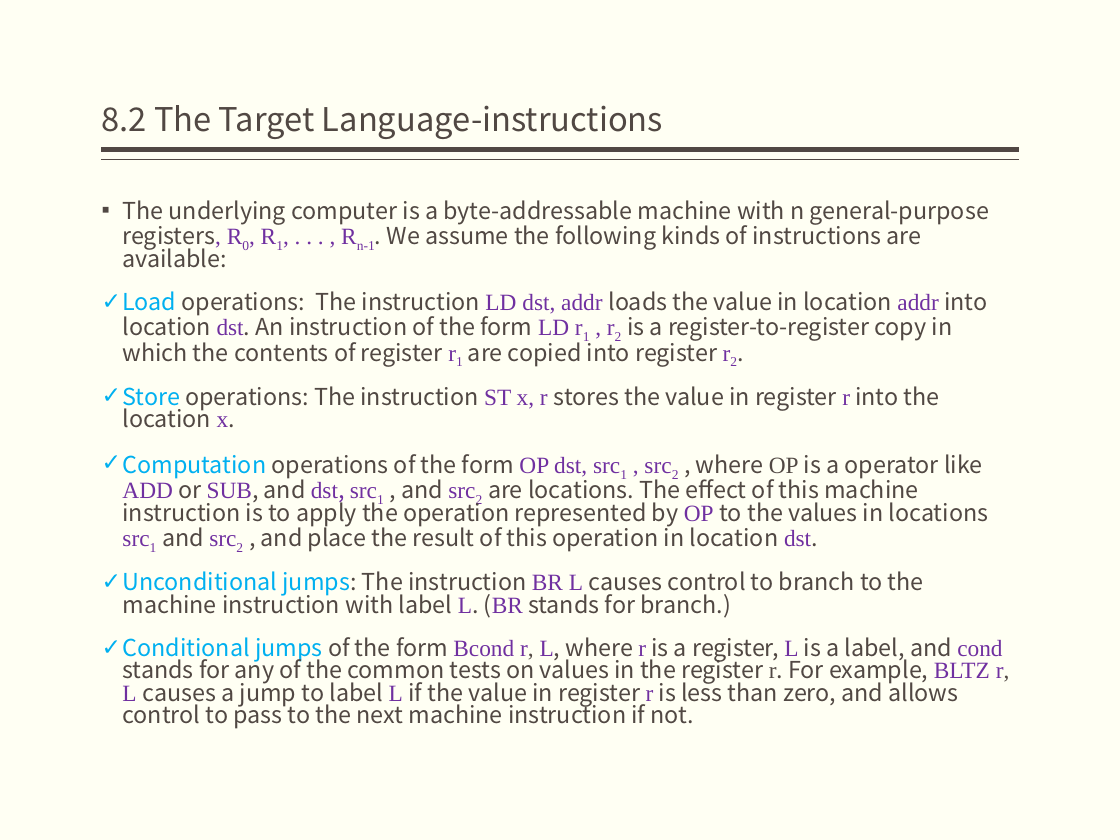
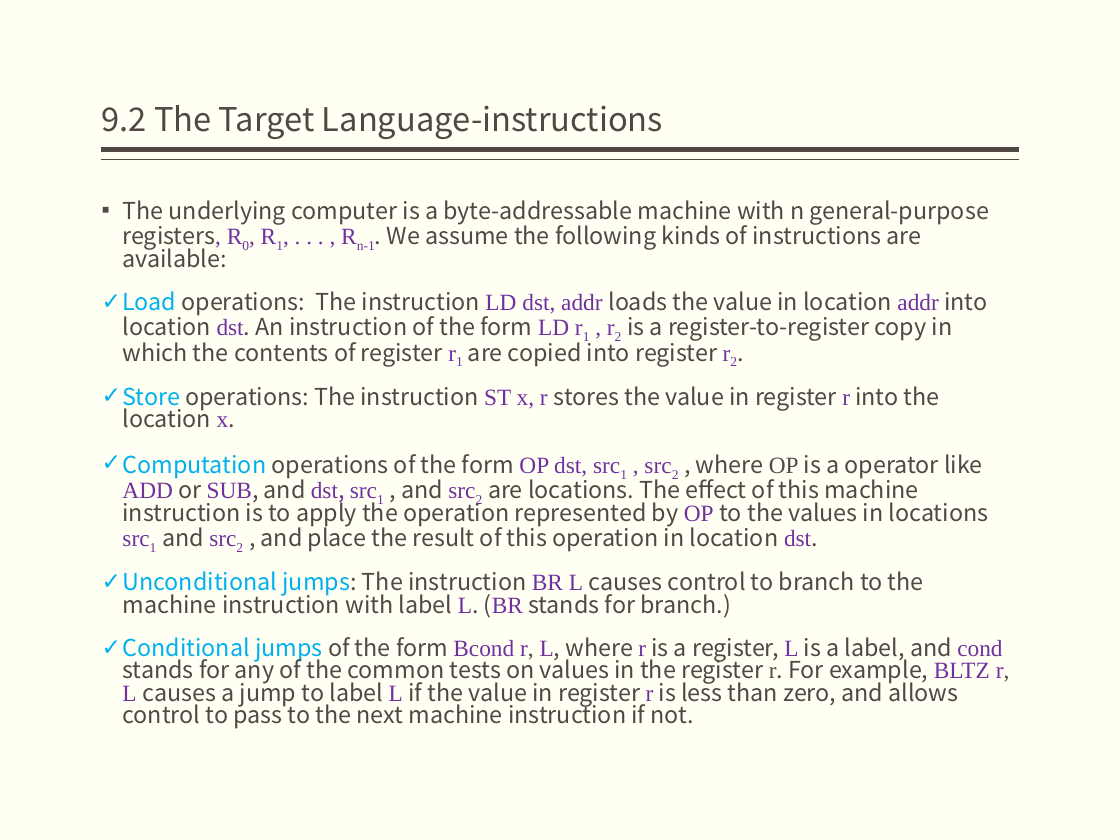
Before and after one commit to jz81/jz81.github.io, a slide deck: slide 8 of course/compiler/lecture/(Spring2020)Lecture9.pptx. Drawn at 1120x840 pixels with LibreOffice and Linux fonts; fonts in the diff are those of the drawing. Boxes give left, top, right and bottom in pixels: in the first picture for what was removed or moved away, otherwise in the second. Text is boxed around its words. In the diff, an @@ line names an element or a change of style, - is before the commit and + after.

```diff
--- a/course/compiler/lecture/(Spring2020)Lecture9.pptx
+++ b/course/compiler/lecture/(Spring2020)Lecture9.pptx
@@ title at (102,105,663,139): text changed @@
-8.2 The Target Language-instructions
+9.2 The Target Language-instructions
```
Also in this commit, not shown: 8 other slides changed, 11 slides added.
